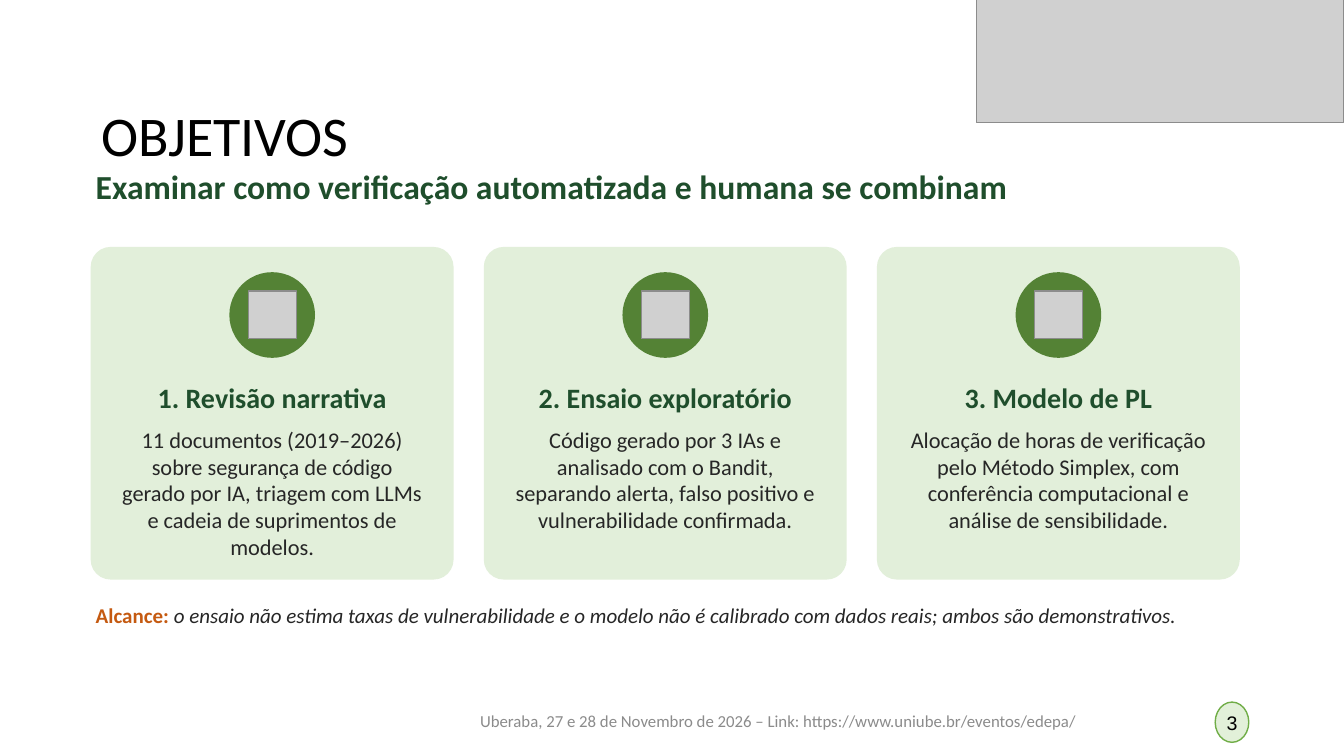
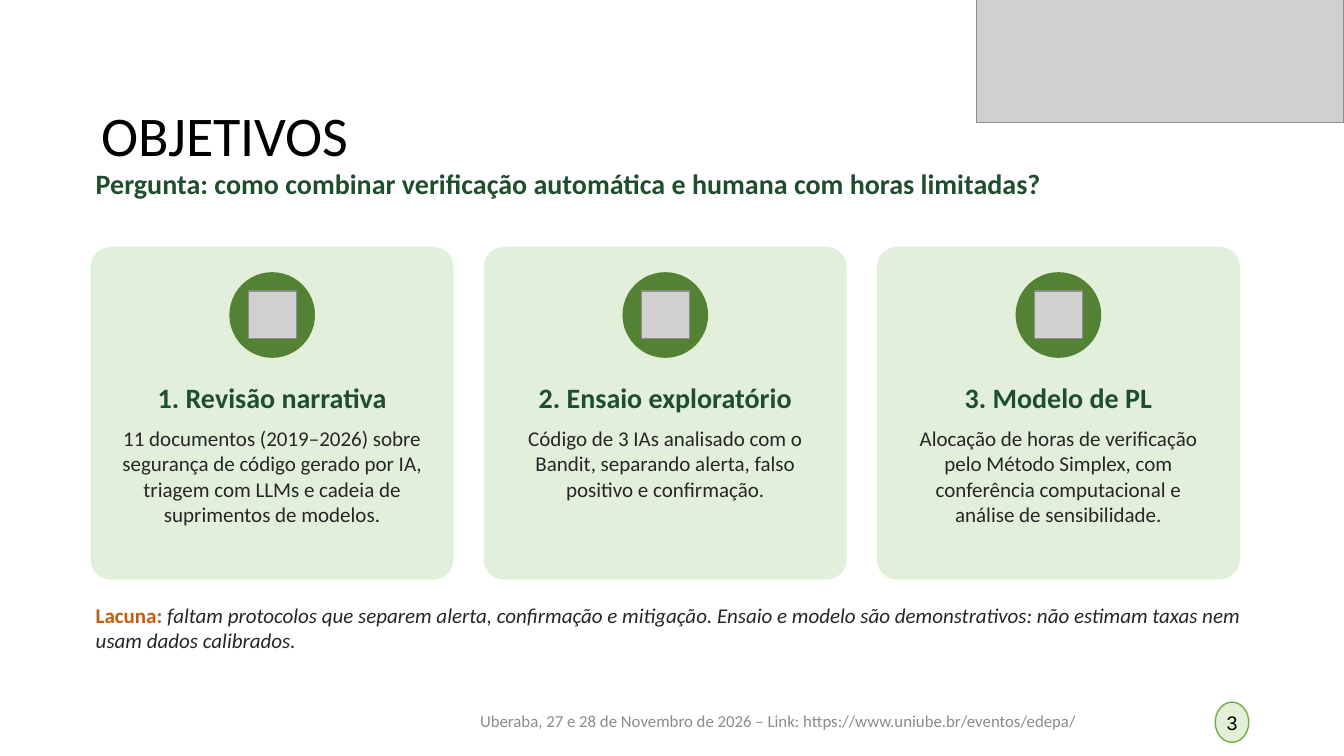
Before and after one commit to germanoafb/edepa-devsecops-simplex, a slide deck: slide 3 of apresentacao/Apresentacao EDEPA 2026 - Germano Augusto Freitas Barbosa.pptx. Drawn at 1344x756 pixels with LibreOffice and Linux fonts; fonts in the diff are those of the drawing; grey boxes stand for pictures. Boxes give left, top, right and bottom in pixels: in the first picture for what was removed or moved away, otherwise in the second. Text is boxed around its words. In the diff, an @@ line names an element or a change of style, - is before the commit and + after.

```diff
--- a/apresentacao/Apresentacao EDEPA 2026 - Germano Augusto Freitas Barbosa.pptx
+++ b/apresentacao/Apresentacao EDEPA 2026 - Germano Augusto Freitas Barbosa.pptx
@@ text at <box>96,174,1041,199</box>: text changed; size 24 to 20 pt @@
-Examinar como verificação automatizada e humana se combinam
+Pergunta: como combinar verificação automática e humana com horas limitadas?
@@ text at <box>122,431,422,526</box>: size 16 to 15 pt in "11 documentos (2019–2026) sobre segurança de código ..." @@
@@ text at <box>528,431,802,501</box>: text changed; size 16 to 15 pt @@
-Código gerado por 3 IAs e analisado com o Bandit, separando alerta, falso positivo e vulnerabilidade confirmada.
+Código de 3 IAs analisado com o Bandit, separando alerta, falso positivo e confirmação.
@@ text at <box>920,431,1197,522</box>: size 16 to 15 pt in "Alocação de horas de verificação pelo Método ..." @@
@@ text at <box>96,608,1239,648</box>: text changed @@
-Alcance: o ensaio não estima taxas de vulnerabilidade e o modelo não é calibrado com dados reais; ambos são demonstrativos.
+Lacuna: faltam protocolos que separem alerta, confirmação e mitigação. Ensaio e modelo são demonstrativos: não estimam taxas nem usam dados calibrados.
```
Also in this commit, not shown: 5 other slides changed.
